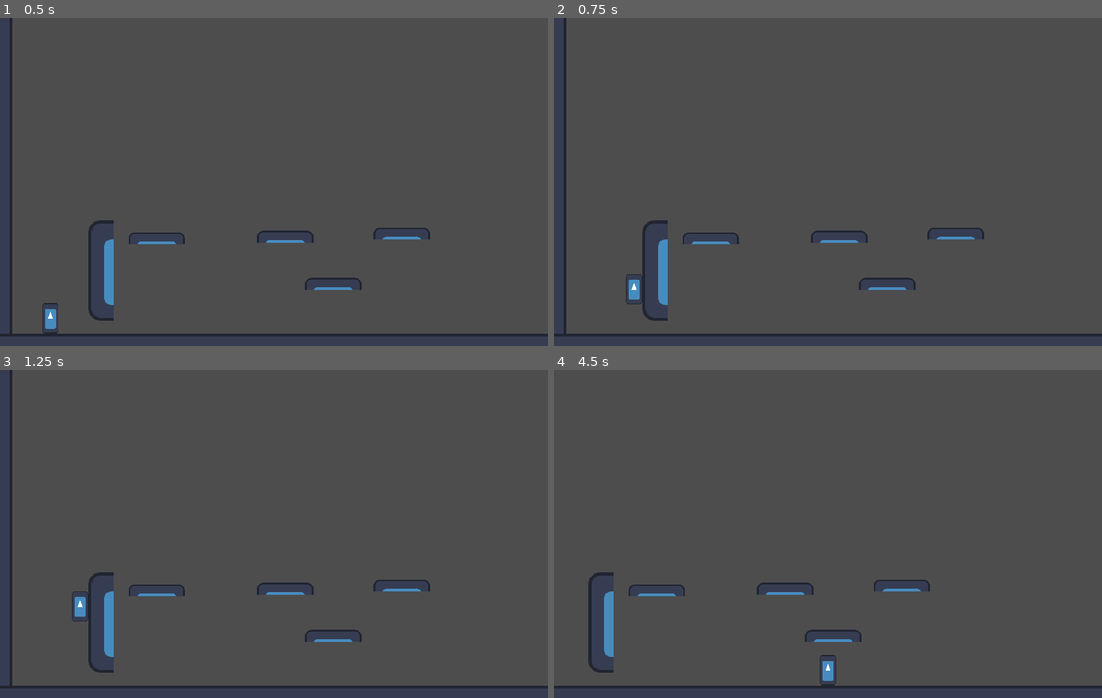
Above: before the commit, frames 1-4 (two rows, left to right).
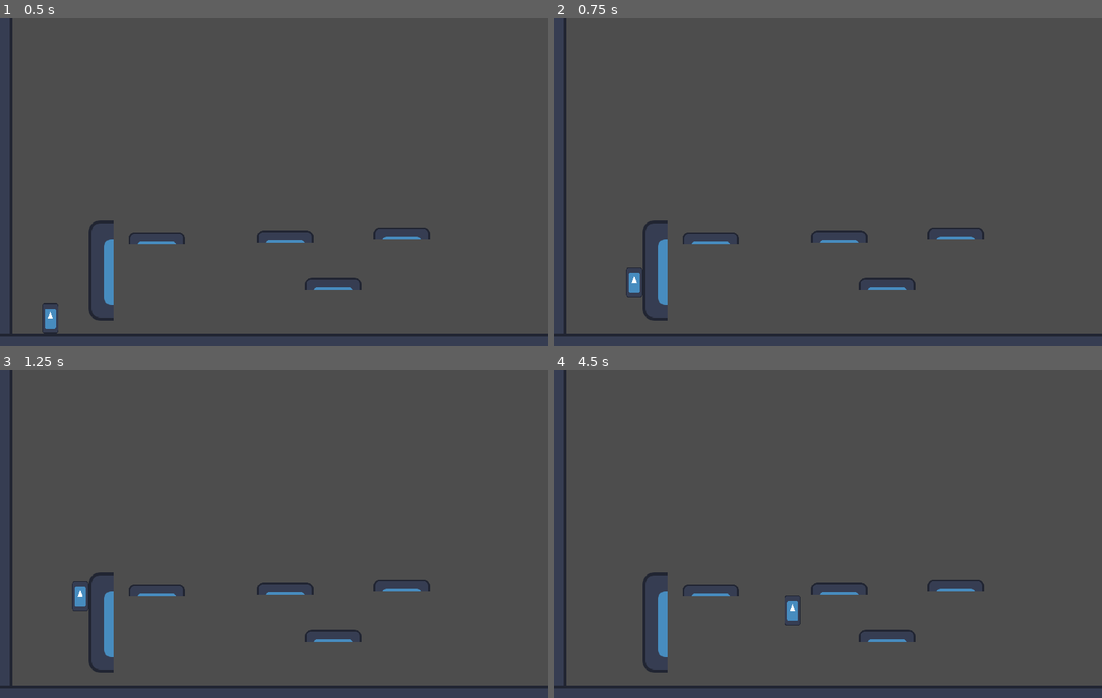
Above: after the commit, the same moments.

Repository: DeVelox/Niro
Game: Godot game, scene res://scenes/main.tscn
The game is run twice, just before and just after one commit, with the same random seed, the same clock (stepped at 60 frames per second) and the same inputs. The engine's default icon, where the game draws it, is replaced by a stand-in: a white triangle on a blue panel in a dark square.
Inputs:
- Up to frame 1 (0.5 s): no input
- Up to frame 2 (0.75 s): tap Enter at 0.5 s; hold D (right) from 0.53 s (still down); tap W (jump) at 0.6 s
- Up to frame 3 (1.25 s): keep holding D (right); tap W (jump) at 0.77, 1.07 s
- Up to frame 4 (4.5 s): tap S (crouch) at 1.35, 3.6 s; tap W (jump) at 1.52, 1.55, 1.82, 2.3, 2.85, 3.02, 3.32, 3.77, 3.8, 4.07 s; release D (right) at 2.03 s; hold A (left) 2.03-2.78 s; tap Shift (dash) at 2.1, 4.35 s; hold D (right) 2.78-4.28 s; hold A (left) from 4.28 s (still down)

Frame 1 is identical in both runs. In frame 2, 0.1% of the frame differs, in the area x 13-17%, y 76-88%; in frame 3, 0.2%; in frame 4, 2.9%, in the area x 1-79%, y 0-97%.

Commit message:
redo wall jump and velocity

Diff:
--- a/scripts/player.gd
+++ b/scripts/player.gd
@@ -17,6 +17,7 @@
 var is_dashing = false
 var has_dash = false
 var platform
+var accel_multi = 1
 
 func _physics_process(delta):
 	# Do not allow other movement while dashing
@@ -31,7 +32,9 @@
 	# Add the gravity.
 	if not is_on_floor():
 		velocity.y += gravity * delta
+		accel_multi = 0.7
 	else:
+		accel_multi = 1
 		has_double_jump = true
 		has_dash = true
 		get_tree().call_group("platforms", "show")
@@ -44,7 +47,7 @@
 	# As good practice, you should replace UI actions with custom gameplay actions.
 	var direction = Input.get_axis("left", "right")
 	if direction:
-		velocity.x = direction * SPEED
+		velocity.x = move_toward(velocity.x, direction * SPEED, SPEED / 8 * accel_multi )
 	else:
 		velocity.x = move_toward(velocity.x, 0, SPEED / 5)
 
@@ -63,6 +66,8 @@
 func try_jump():
 	if is_on_floor():
 		pass
+	elif is_wall_hanging and is_on_wall():
+		velocity.x = 500
 	elif has_double_jump:
 		has_double_jump = false
 		#get_tree().call_group("platforms", "hide")
@@ -92,7 +97,7 @@
 
 
 func _on_drop_timer_timeout():
-	platform.disabled = false # Replace with function body.
+	platform.disabled = false
 
 
 func _on_area_2d_body_entered(body):
